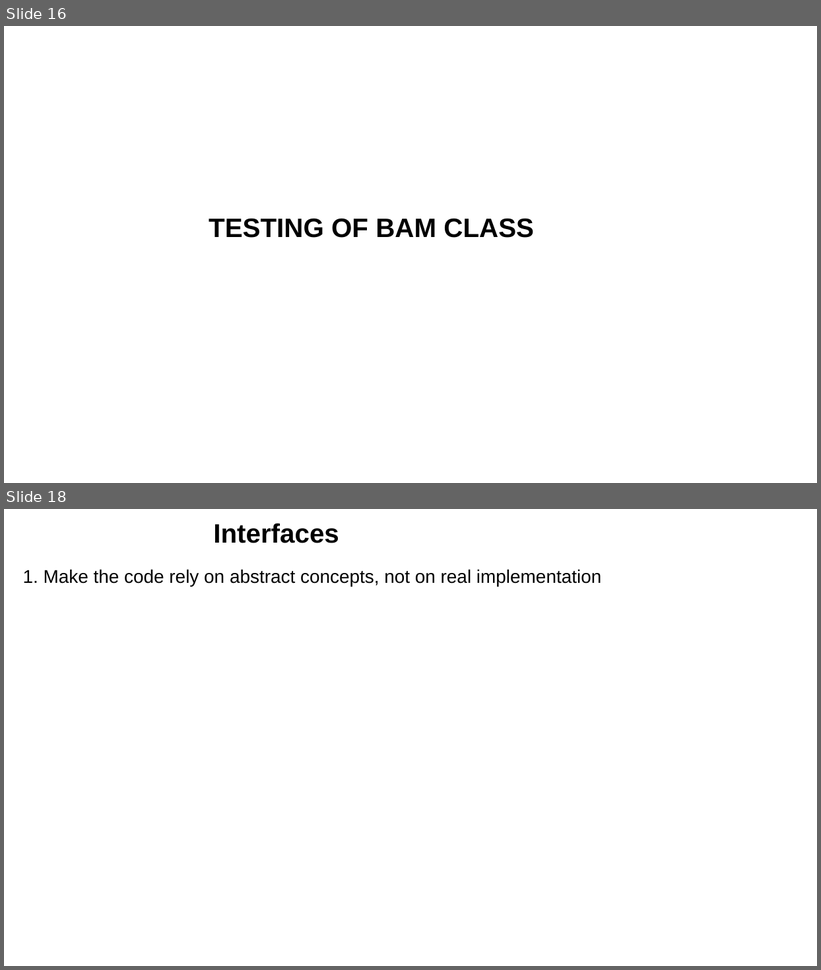
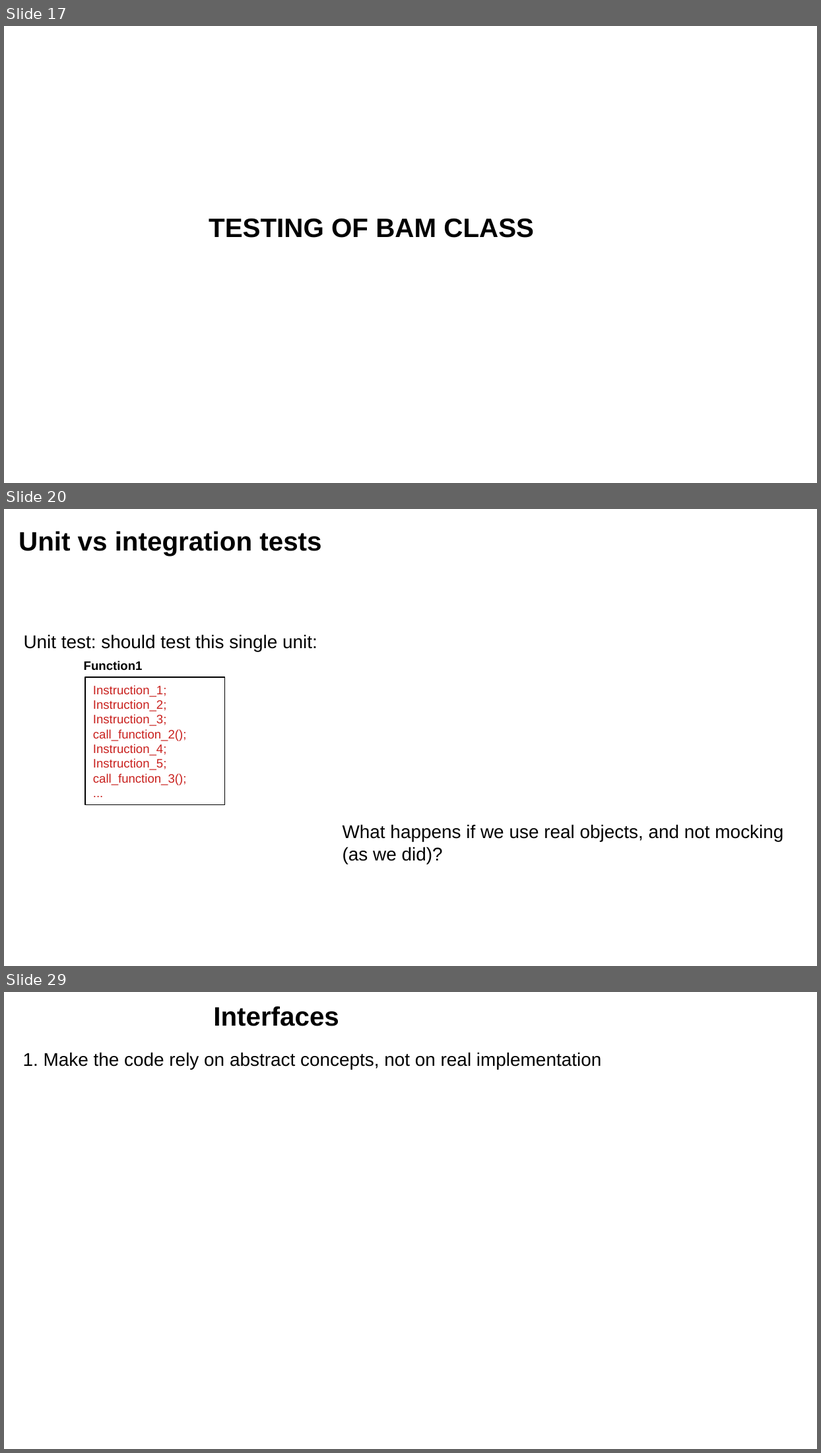
Before and after one commit to leoisl/mocking_grp_meeting, a slide deck: slides/slides.odp. Shown one above the other, each under a label of ours: slides 16 and 18 before the commit, slides 17, 20 and 29 after it; the slides between them are not shown. The pictures are 821x970 and 821x1453 pixels, drawn with LibreOffice and Linux fonts; fonts in the diff are those of the drawing. Boxes give left, top, right and bottom in pixels: in the first picture for what was removed or moved away, otherwise in the second. Text is boxed around its words. In the diff, an @@ line names an element or a change of style, - is before the commit and + after.

```diff
--- a/slides/slides.odp
+++ b/slides/slides.odp
@@ slide 20 added at bbox=[4, 509, 817, 966], background #FFFFFF @@
@@ text added at bbox=[19, 531, 321, 556], 26 pt, text #000000, bold @@
+Unit vs integration tests
@@ text added at bbox=[24, 634, 318, 652], 18 pt, text #000000 @@
+Unit test: should test this single unit:
@@ text added at bbox=[84, 661, 143, 670], 12 pt, text #000000, bold @@
+Function1
@@ rectangle added at bbox=[85, 677, 224, 805], outline #000000 0.99 pt, 12 pt, text #C9211E @@
+Instruction_1;
+Instruction_2;
+Instruction_3;
+call_function_2();
+Instruction_4;
+Instruction_5;
+call_function_3();
+...
@@ text added at bbox=[343, 824, 783, 864], 18 pt, text #000000 @@
+What happens if we use real objects, and not mocking
+(as we did)?
@@ what was slide 16 is now slide 17 @@
@@ what was slide 18 is now slide 29 @@
```
Also in this commit, not shown: 7 slides changed, 12 other slides added, 2 slides removed, 8 other files.
